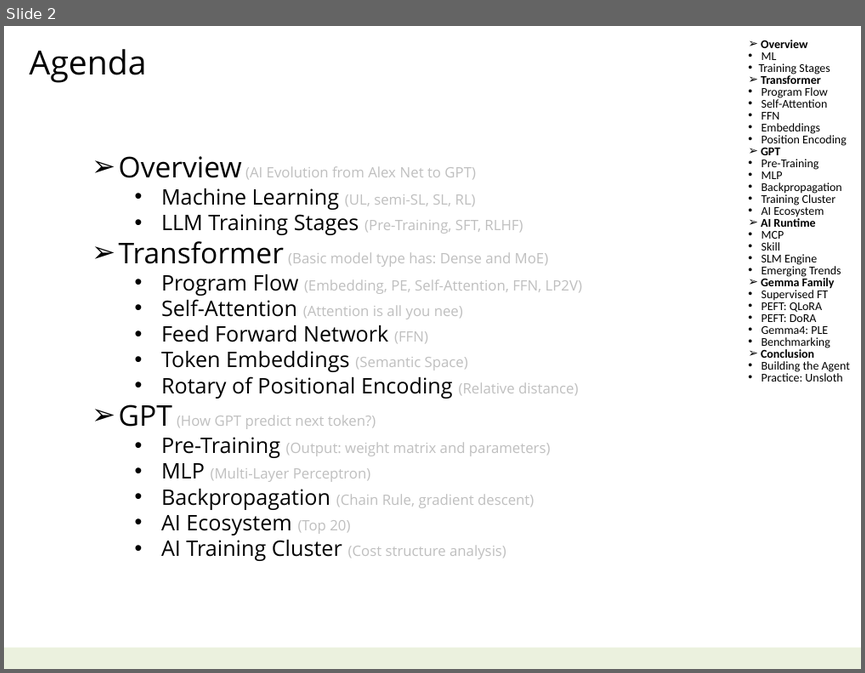
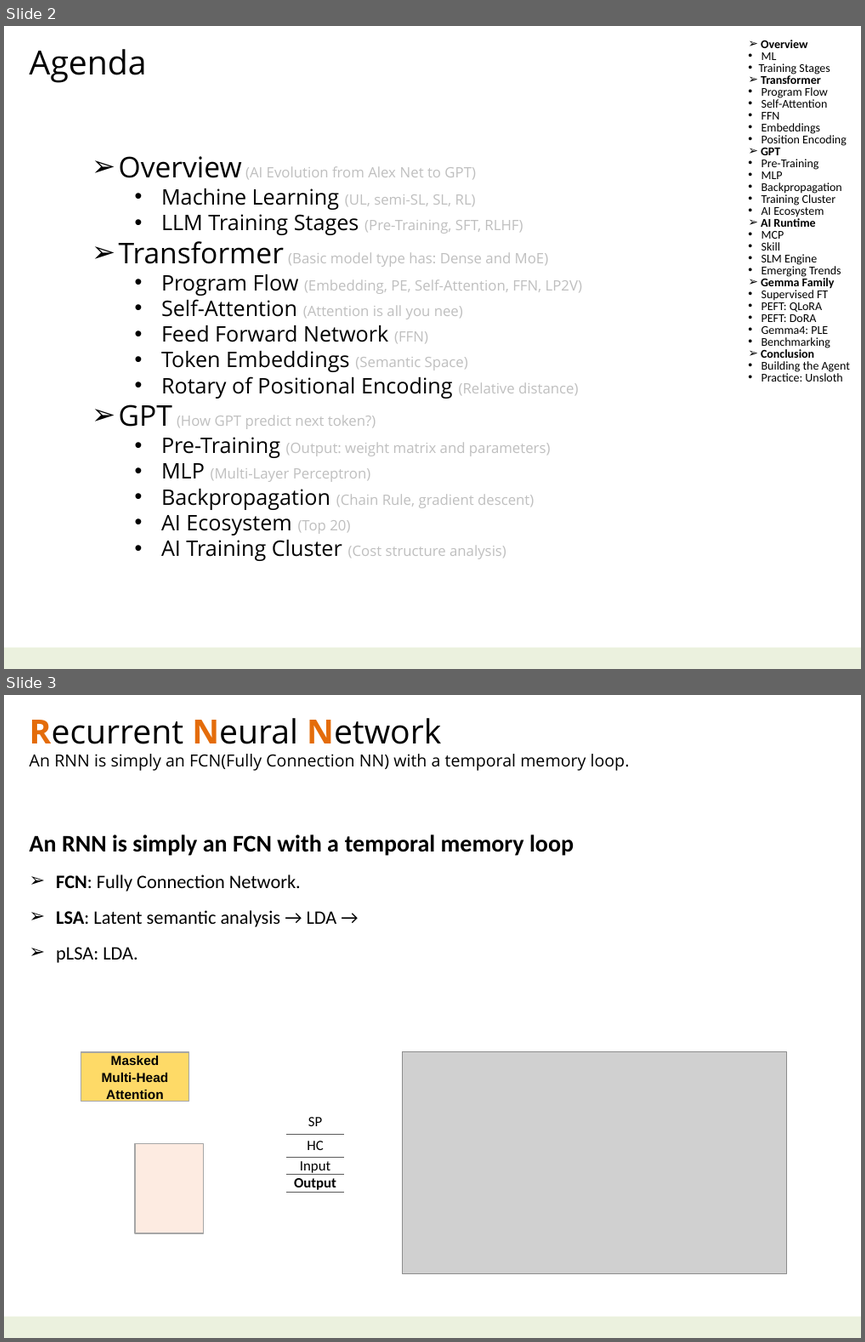
Before and after one commit to navibator/crazy-ai, a slide deck: ai-kimi.pptx. Shown one above the other, each under a label of ours: slide 2 before the commit, slides 2 and 3 after it. The pictures are 865x673 and 865x1342 pixels, drawn with LibreOffice and Linux fonts; fonts in the diff are those of the drawing; grey boxes stand for pictures. Boxes give left, top, right and bottom in pixels: in the first picture for what was removed or moved away, otherwise in the second. Text is boxed around its words. In the diff, an @@ line names an element or a change of style, - is before the commit and + after.

```diff
--- a/ai-kimi.pptx
+++ b/ai-kimi.pptx
@@ slide 3 added at [4,695,861,1338], background #FFFFFF; not listed: 1 template element that a slide beside it also shows @@
@@ text added at [30,718,630,771], 14 pt, text #000000 @@
+Recurrent Neural Network
+An RNN is simply an FCN(Fully Connection NN) with a temporal memory loop.
@@ text added at [30,834,574,963], 16 pt, text #000000 @@
+An RNN is simply an FCN with a temporal memory loop
+➢ FCN: Fully Connection Network.
+➢ LSA: Latent semantic analysis → LDA →
+➢ pLSA: LDA.
@@ rectangle added at [81,1052,189,1101], fill #FEC203 at 60% opacity, outline #A6A6A6 1.25 pt, 11 pt, text #000000, bold @@
+Masked
+Multi-Head
+Attention
@@ picture added at [403,1052,786,1273] @@
@@ table added at [287,1110,344,1193], 4 rows, 1 columns @@
+SP
+HC
+Input
+Output
@@ rectangle added at [135,1143,204,1233], fill #FDE7DA at 80% opacity, outline #A6A6A6 1.25 pt @@
```
Also in this commit, not shown: 1 slide changed, 1 other slide added.
